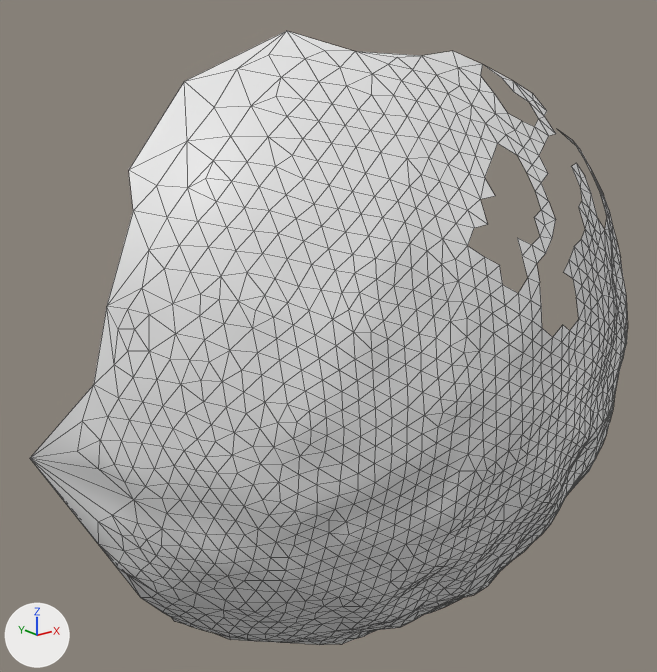
Two versions of the OBJ model res/final/onecam_fullvolume/05/cleanedup/FullVolium.000168.obj, one commit apart.
The view is the same before and after, from a camera (50 mm lens) standing at (-37.4, 17.7, -77.9) and looking at (79.8, 164.3, -136.5). Lighting does not change. The marker at lower left points along +X, +Y and +Z. Mesh edges are drawn as thin lines. Where no turn or scale is listed for an object, it has been applied to the vertices.

In view in the first picture: 'FullVolium.000168'.
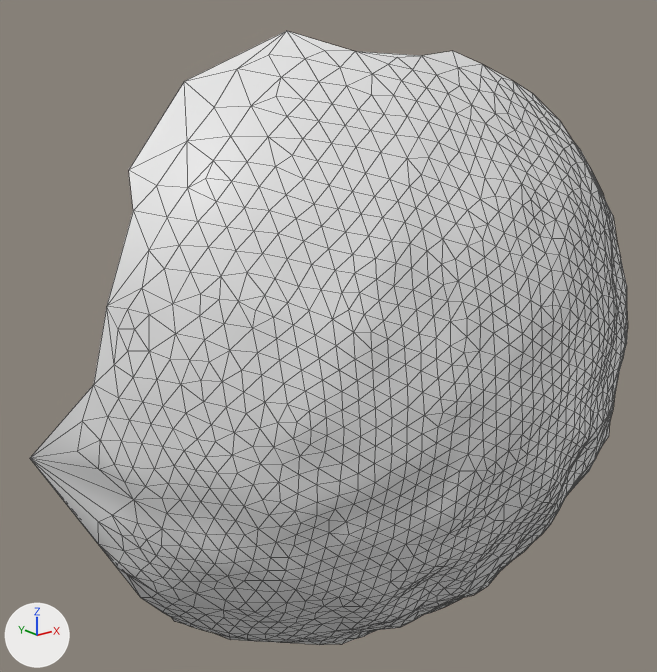
Changed parts and their boxes [x1, y1, x2, y2] in the pictures (657 x 672 px):
```json
{"part": 1, "of": "me_fullvolium_000168", "change": "added", "after": [468, 65, 627, 337]}
```

Scene script edits in JSON lines:
```json
{"block": "me_fullvolium_000168", "where": "# used by ob_fullvolium_000168; location = (0.0, 0.0, 0.0)"}
{"op": "remove", "block": "me_fullvolium_000168", "code": "me_fullvolium_000168.from_pydata(...)  # 1247 vertices, 2365 faces; spans x 22.6..149.8, y 118.2..192.3, z -218.8..-74.1"}
{"op": "add", "block": "me_fullvolium_000168", "code": "me_fullvolium_000168.from_pydata(...)  # 1297 vertices, 2538 faces; spans x 22.6..149.8, y 118.2..192.3, z -218.8..-74.1"}
{"block": "me_fullvolium_000168", "change": "me_fullvolium_000168 part 1"}
{"block": "me_fullvolium_000168", "change": "49 vertices are added at x 84.0..147.9, y 119.3..145.5, z -134.9..-84.0"}
{"block": "me_fullvolium_000168", "change": "170 new faces join them"}
```
